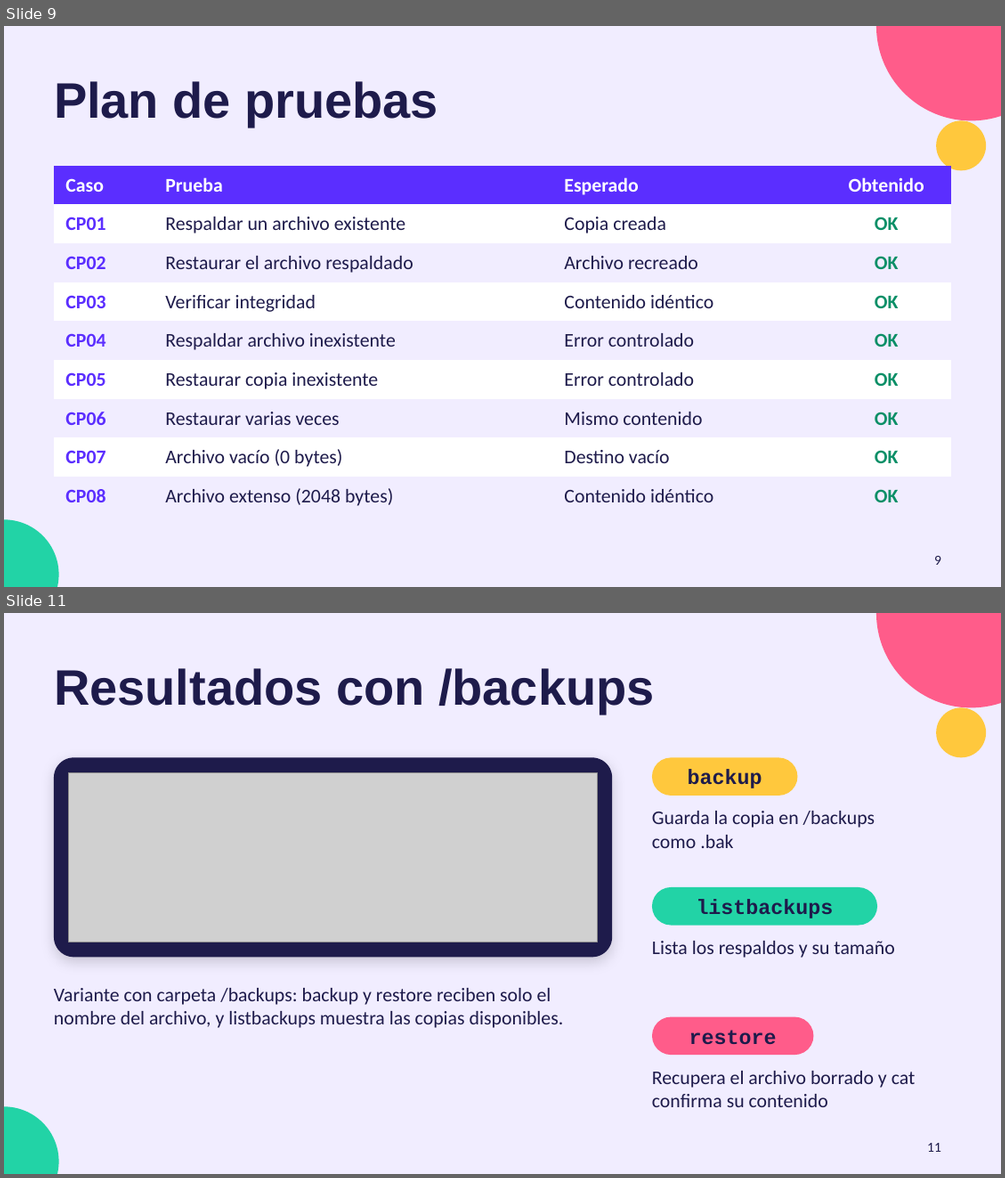
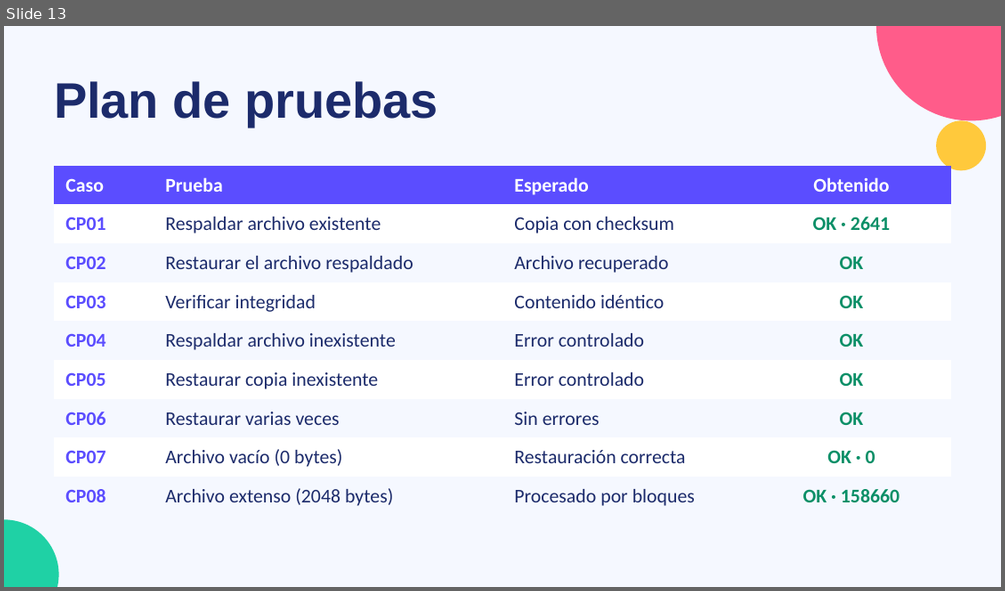
Before and after one commit to jhonatancarrillo/xv6-trabajoFinal, a slide deck: documentacion/restauracion_xv6_canva.pptx. Shown one above the other, each under a label of ours: slides 9 and 11 before the commit, slide 13 after it; the slides between them are not shown. The pictures are 1005x1178 and 1005x591 pixels, drawn with LibreOffice and Linux fonts; fonts in the diff are those of the drawing; grey boxes stand for pictures. Boxes give left, top, right and bottom in pixels: in the first picture for what was removed or moved away, otherwise in the second. Text is boxed around its words. In the diff, an @@ line names an element or a change of style, - is before the commit and + after.

```diff
--- a/documentacion/restauracion_xv6_canva.pptx
+++ b/documentacion/restauracion_xv6_canva.pptx
@@ slide 11 removed at <box>4,613,1001,1174</box>, background #F1EDFF @@
@@ ellipse removed at <box>876,613,1001,707</box> @@
@@ title removed at <box>54,668,655,714</box> @@
-Resultados con /backups
@@ ellipse removed at <box>936,707,986,757</box> @@
@@ rounded rectangle removed at <box>54,757,612,957</box> @@
@@ picture removed at <box>69,772,597,942</box> @@
@@ rounded rectangle removed at <box>652,757,798,795</box> @@
@@ text removed at <box>688,770,762,788</box> @@
-backup
@@ text removed at <box>652,811,874,848</box> @@
-Guarda la copia en /backups como .bak
@@ rounded rectangle removed at <box>652,887,877,925</box> @@
@@ text removed at <box>696,899,833,918</box> @@
-listbackups
@@ text removed at <box>652,941,894,957</box> @@
-Lista los respaldos y su tamaño
@@ text removed at <box>54,988,564,1028</box> @@
-Variante con carpeta /backups: backup y restore reciben solo el nombre del archivo, y listbackups muestra las copias disponibles.
@@ rounded rectangle removed at <box>652,1017,813,1054</box> @@
@@ text removed at <box>689,1030,777,1045</box> @@
-restore
@@ text removed at <box>652,1070,915,1107</box> @@
-Recupera el archivo borrado y cat confirma su contenido
@@ ellipse removed at <box>4,1106,59,1174</box> @@
@@ page number removed at <box>927,1143,941,1151</box> @@
-11
@@ what was slide 9 is now slide 13 @@
@@ slide 13 changed as well @@
@@ background #F1EDFF to #F5F8FF @@
@@ title "Plan de pruebas" at <box>54,81,438,127</box>: text colour #1E1B4B to #1C2B6B @@
@@ ellipse at <box>936,120,986,170</box>: fill #FFC83D to #FFC93C @@
@@ table at <box>54,166,951,509</box> @@
-row 2: CP01 | Respaldar un archivo existente | Copia creada | OK
+row 2: CP01 | Respaldar archivo existente | Copia con checksum | OK · 2641
-row 3, column 3: Archivo recreado
+row 3, column 3: Archivo recuperado
-row 7, column 3: Mismo contenido
+row 7, column 3: Sin errores
-row 8, column 3: Destino vacío
+row 8, column 3: Restauración correcta
-row 8, column 4: OK
+row 8, column 4: OK · 0
-row 9, column 3: Contenido idéntico
+row 9, column 3: Procesado por bloques
-row 9, column 4: OK
+row 9, column 4: OK · 158660
@@ fill #5B2EFF to #5B4DFF in row 1 @@
@@ fill #F1EDFF to #F5F8FF in 16 cells @@
@@ text colour #5B2EFF to #5B4DFF in "CP01", "CP02", "CP03", "CP04" and 4 more places @@
@@ text colour #1E1B4B to #1C2B6B in "Restaurar el archivo respaldado", "Verificar integridad", "Contenido idéntico", "Respaldar archivo inexistente" and 6 more places @@
@@ page number removed at <box>934,556,941,564</box> @@
-9
```
Also in this commit, not shown: 12 other slides changed, 6 slides added.
